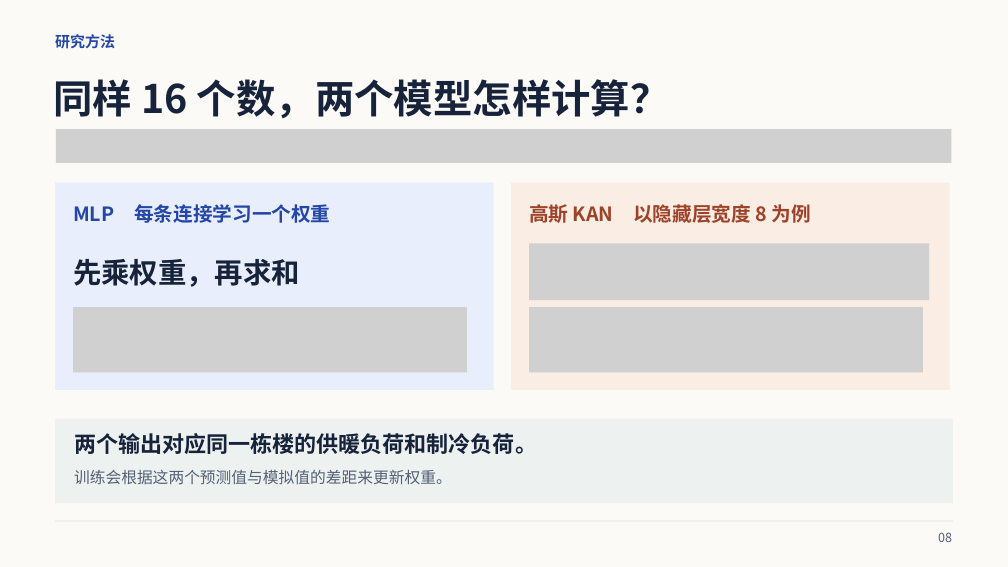
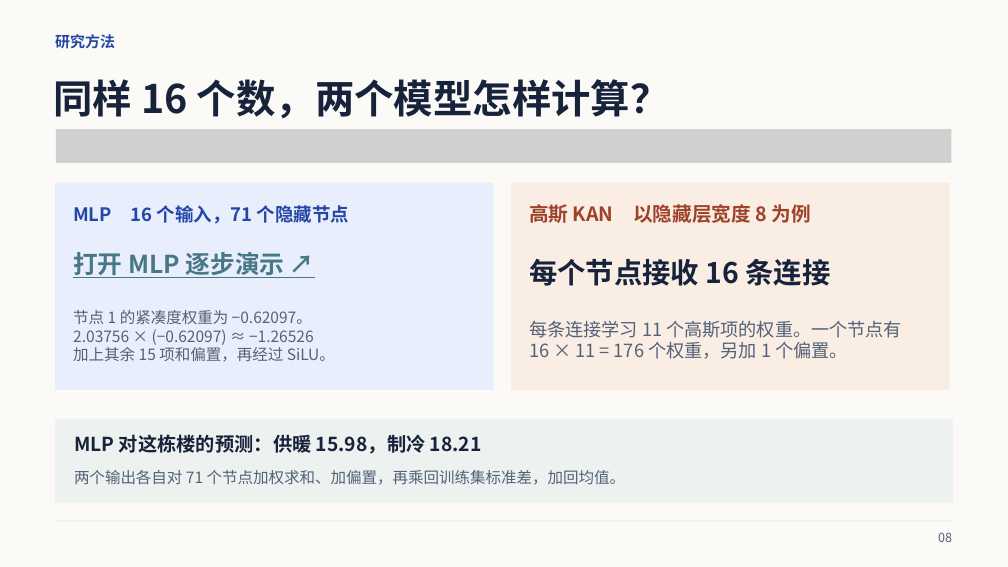
Before and after one commit to wei470/8610-Project, a slide deck: slide 8 of Presentation_中文版.pptx. Drawn at 1008x567 pixels with LibreOffice and Linux fonts; fonts in the diff are those of the drawing; grey boxes stand for pictures. Boxes give left, top, right and bottom in pixels: in the first picture for what was removed or moved away, otherwise in the second. Text is boxed around its words. In the diff, an @@ line names an element or a change of style, - is before the commit and + after.

Commit message:
Add a worked MLP prediction to the Chinese presentation

```diff
--- a/Presentation_中文版.pptx
+++ b/Presentation_中文版.pptx
@@ text at [73, 205, 350, 224]: text changed; size 18.8 to 17.6 pt @@
-MLP 每条连接学习一个权重
+MLP 16 个输入，71 个隐藏节点
@@ text at [73, 252, 285, 278]: text changed; size 27 to 23.5 pt; text colour #17233B to #467886 @@
-先乘权重，再求和
+打开 MLP 逐步演示 ↗
@@ picture removed at [529, 243, 929, 300] @@
@@ text added at [529, 259, 831, 286], 27 pt, text #17233B, bold @@
+每个节点接收 16 条连接
@@ picture removed at [73, 307, 467, 372] @@
@@ text added at [73, 310, 335, 362], 14.8 pt, text #536278 @@
+节点 1 的紧凑度权重为 −0.62097。
+2.03756 × (−0.62097) ≈ −1.26526
+加上其余 15 项和偏置，再经过 SiLU。
@@ picture removed at [529, 307, 923, 372] @@
@@ text added at [529, 320, 902, 359], 17.2 pt, text #536278 @@
+每条连接学习 11 个高斯项的权重。一个节点有 16 × 11 = 176 个权重，另加 1 个偏置。
@@ text at [74, 434, 482, 454]: text changed; size 21 to 18.3 pt @@
-两个输出对应同一栋楼的供暖负荷和制冷负荷。
+MLP 对这栋楼的预测：供暖 15.98，制冷 18.21
@@ text at [74, 470, 625, 485]: text changed; size 15 to 14.8 pt @@
-训练会根据这两个预测值与模拟值的差距来更新权重。
+两个输出各自对 71 个节点加权求和、加偏置，再乘回训练集标准差，加回均值。
```
Also in this commit, not shown: 3 other files.
